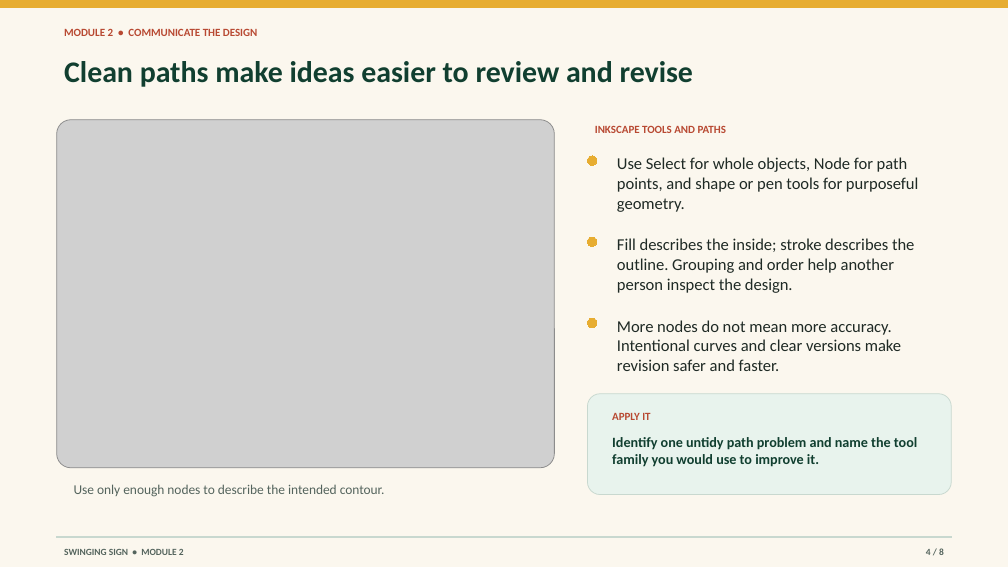
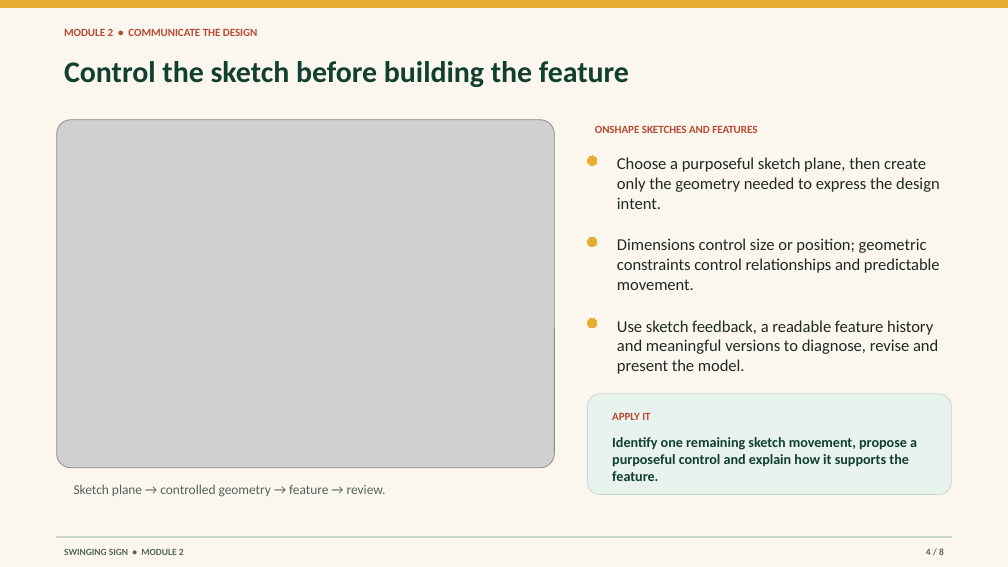
Before and after one commit to TAS-LearningHub/Swinging-Sign, a slide deck: slide 4 of resources/presentations/Swinging-Sign-Module-02-communicate-the-design.pptx. Drawn at 1008x567 pixels with LibreOffice and Linux fonts; fonts in the diff are those of the drawing; grey boxes stand for pictures. Boxes give left, top, right and bottom in pixels: in the first picture for what was removed or moved away, otherwise in the second. Text is boxed around its words. In the diff, an @@ line names an element or a change of style, - is before the commit and + after.

Commit message:
Replace hero and adopt Onshape workflow

```diff
--- a/resources/presentations/Swinging-Sign-Module-02-communicate-the-design.pptx
+++ b/resources/presentations/Swinging-Sign-Module-02-communicate-the-design.pptx
@@ text at <box>64,61,629,87</box>: text changed @@
-Clean paths make ideas easier to review and revise
+Control the sketch before building the feature
@@ text at <box>595,126,757,133</box>: text changed @@
-INKSCAPE TOOLS AND PATHS
+ONSHAPE SKETCHES AND FEATURES
@@ text at <box>617,157,940,209</box>: text changed @@
-Use Select for whole objects, Node for path points, and shape or pen tools for purposeful geometry.
+Choose a purposeful sketch plane, then create only the geometry needed to express the design intent.
@@ text at <box>617,238,940,290</box>: text changed @@
-Fill describes the inside; stroke describes the outline. Grouping and order help another person inspect the design.
+Dimensions control size or position; geometric constraints control relationships and predictable movement.
@@ text at <box>617,320,938,374</box>: text changed @@
-More nodes do not mean more accuracy. Intentional curves and clear versions make revision safer and faster.
+Use sketch feedback, a readable feature history and meaningful versions to diagnose, revise and present the model.
@@ text at <box>612,437,917,481</box>: text changed @@
-Identify one untidy path problem and name the tool family you would use to improve it.
+Identify one remaining sketch movement, propose a purposeful control and explain how it supports the feature.
@@ text at <box>74,484,386,497</box>: text changed @@
-Use only enough nodes to describe the intended contour.
+Sketch plane → controlled geometry → feature → review.
```
Also in this commit, not shown: 4 other slides changed, 28 other files.
